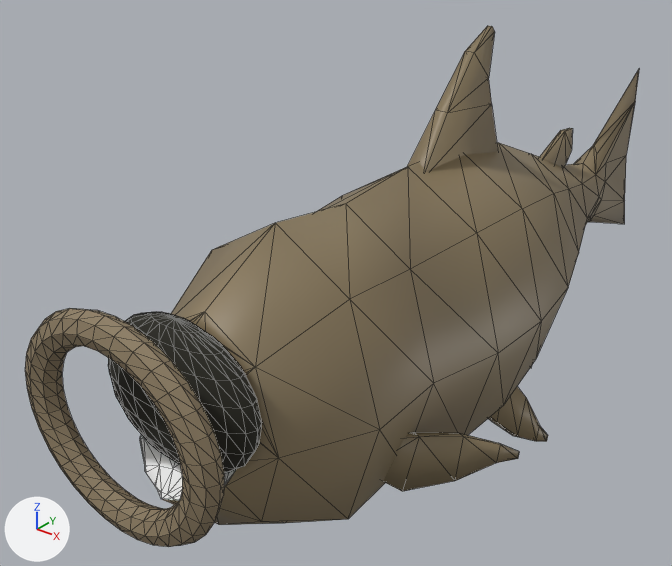
Before and after pictures for a commit that changed the glTF model public/assets/models/deep/grouper.glb.
One viewpoint serves both versions: a 50 mm lens placed at (0.605, -1.043, 0.537), pointed at (-0.124, -0.131, -0.028). Every picture has the same lights, and +X, +Y and +Z are marked at lower left. The older version comes first. Mesh edges are drawn as thin lines. Where no turn or scale is listed for an object, it has been applied to the vertices. Vertices at exactly the same position are counted once.

Objects in the first picture: 'grouper', 'grouper / broad mouth lip', 'grouper / mouth recess'.
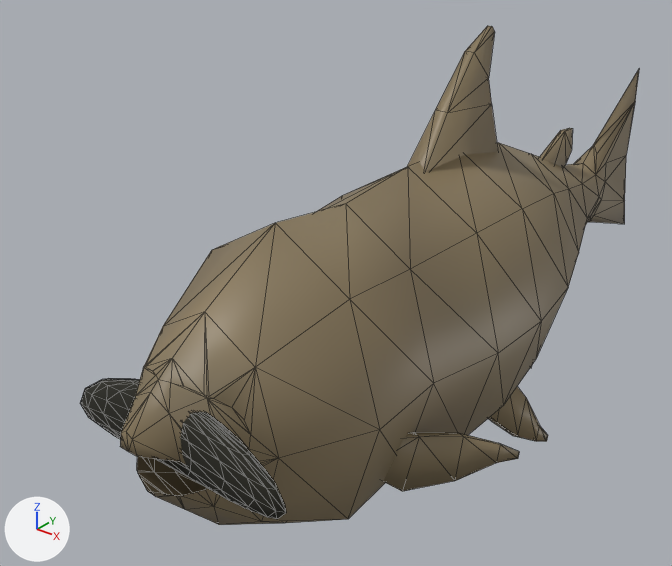
Edits to the bpy script that builds the scene:
```text
Change me_geo_salmon_1:
    used by ob_grouper; location = (0.0, 0.0, 0.0)
    remove me_geo_salmon_1.from_pydata(...)  # 310 vertices, 574 faces; spans x -0.206..0.206, y -0.567..0.6, z -0.306..0.314
    add me_geo_salmon_1.from_pydata(...)  # 306 vertices, 543 faces; spans x -0.206..0.206, y -0.6..0.6, z -0.306..0.314
    me_geo_salmon_1 part 1
    79 vertices are removed from x -0.069..0.073, y -0.567..-0.485, z -0.067..0.105
    188 faces are deleted
    12 vertices move from x -0.067..0.073, y -0.555..-0.5, z -0.058..0.1 to x -0.072..0.073, y -0.569..-0.51, z -0.046..0.058
    75 vertices are added at x -0.07..0.074, y -0.6..-0.51, z -0.06..0.083
    157 new faces join them
    me_geo_salmon_1 part 2: 2 kept faces spanning x 0.0..0.065, y -0.535..-0.491, z 0.042..0.115 get new vertex colours; the middle colour goes from brown #89795c to brown #857659
Add me_sphere_001_1:
    me_sphere_001_1.from_pydata(...)  # 142 vertices, 280 faces; spans x -0.149..0.149, y -0.02..0.02, z -0.044..0.044
    me_sphere_001_1.materials.append(mat_grouper___open_mouth)  # black #242319
Remove ob_grouper___mouth_recess:
    ob_grouper___mouth_recess = bpy.data.objects.new('grouper / mouth recess', me_sphere_001)
    ob_grouper___mouth_recess.location = (0.0, -0.53, 0.04)
Remove ob_grouper___broad_mouth_lip:
    ob_grouper___broad_mouth_lip = bpy.data.objects.new('grouper / broad mouth lip', me_torus)
    ob_grouper___broad_mouth_lip.location = (0.0, -0.608, 0.04)
Add ob_grouper___down_turned_mouth_recess:
    ob_grouper___down_turned_mouth_recess = bpy.data.objects.new('grouper / down turned mouth recess', me_sphere_001_1)
    ob_grouper___down_turned_mouth_recess.location = (0.0, -0.545, 0.004)
```

What differs and where, as boxes [x1, y1, x2, y2] in the pictures (672 x 566 px; the box of a moved part takes in the faces that stretch with it):
'grouper', reshaped: before [140, 26, 639, 525]; after [120, 26, 639, 525]
'grouper / broad mouth lip', deleted (brown): before [25, 308, 224, 547]
'grouper / mouth recess', deleted: before [108, 312, 262, 473]
'grouper / down turned mouth recess', added: after [80, 378, 286, 519]
part 1 of me_geo_salmon_1, moved or reshaped: before [140, 312, 279, 505]; after [120, 312, 279, 510]
part 2 of me_geo_salmon_1, recoloured: before [205, 317, 252, 374]; after [205, 317, 253, 407]
